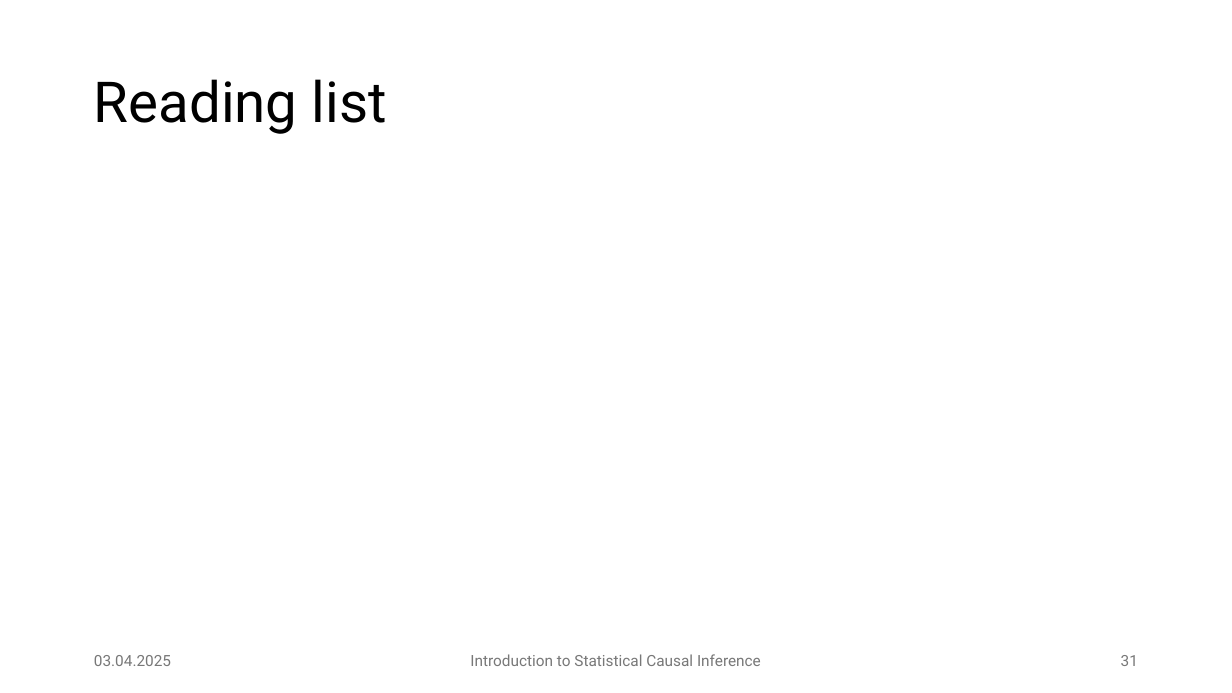
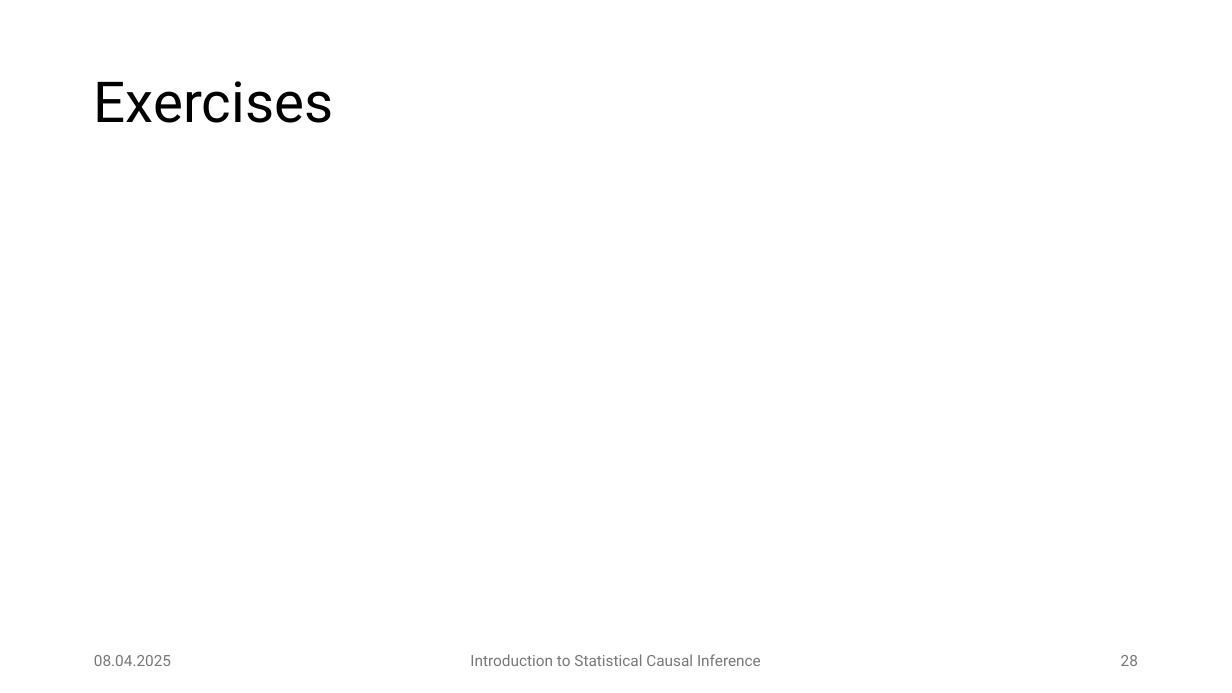
Before and after one commit to JulianFrattini/bda4sci, a slide deck: slide 28 of version2/slides/intro-sci.pptx (slide 31 before the commit). Drawn at 1232x693 pixels with LibreOffice and Linux fonts; fonts in the diff are those of the drawing. Boxes give left, top, right and bottom in pixels: in the first picture for what was removed or moved away, otherwise in the second. Text is boxed around its words. In the diff, an @@ line names an element or a change of style, - is before the commit and + after.

```diff
--- a/version2/slides/intro-sci.pptx
+++ b/version2/slides/intro-sci.pptx
@@ title at (94, 81, 333, 123): text changed @@
-Reading list
+Exercises
@@ text at (94, 655, 171, 666): text changed @@
-03.04.2025
+08.04.2025
@@ page number at (1121, 655, 1138, 666): text changed @@
-31
+28
```
Also in this commit, not shown: 32 other slides changed, 10 slides added, 1 other file.
